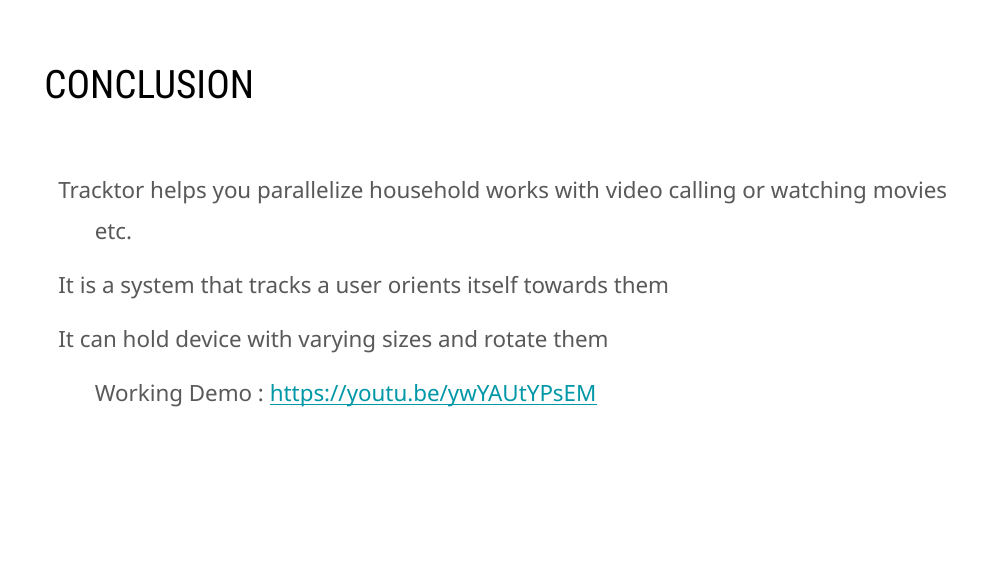
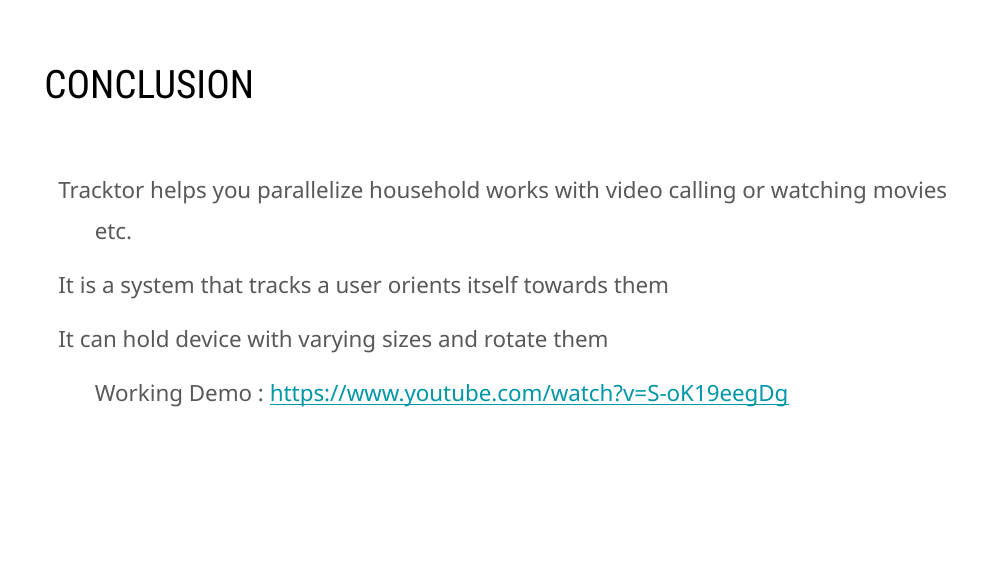
Before and after one commit to adityakumarakash/Embedded-Systems, a slide deck: slide 16 of Documentation/Presentation/Tracktor-Presentation.pptx. Drawn at 1008x567 pixels with LibreOffice and Linux fonts; fonts in the diff are those of the drawing. Boxes give left, top, right and bottom in pixels: in the first picture for what was removed or moved away, otherwise in the second. Text is boxed around its words. In the diff, an @@ line names an element or a change of style, - is before the commit and + after.

Commit message:
Updated link to demo video(improved sound quality)

```diff
--- a/Documentation/Presentation/Tracktor-Presentation.pptx
+++ b/Documentation/Presentation/Tracktor-Presentation.pptx
@@ text at box(95, 384, 789, 407): text changed @@
-Working Demo : https://youtu.be/ywYAUtYPsEM
+Working Demo : https://www.youtube.com/watch?v=S-oK19eegDg
```
Also in this commit, not shown: 3 other files.
